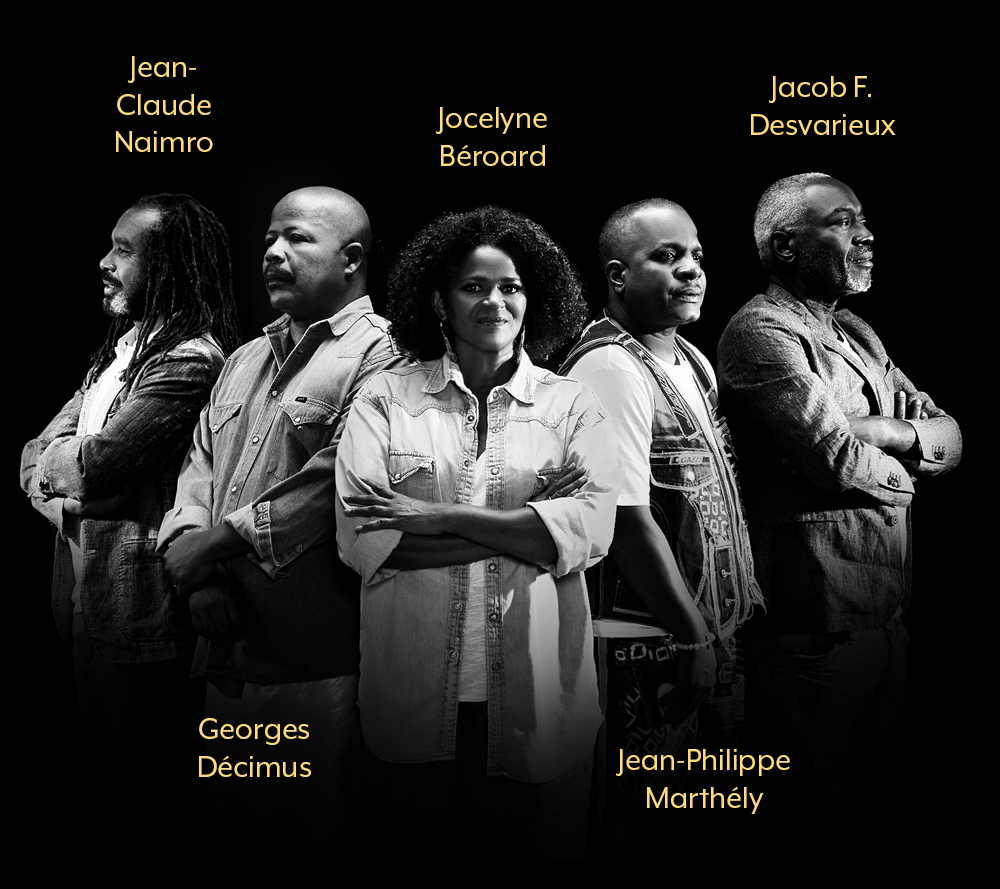
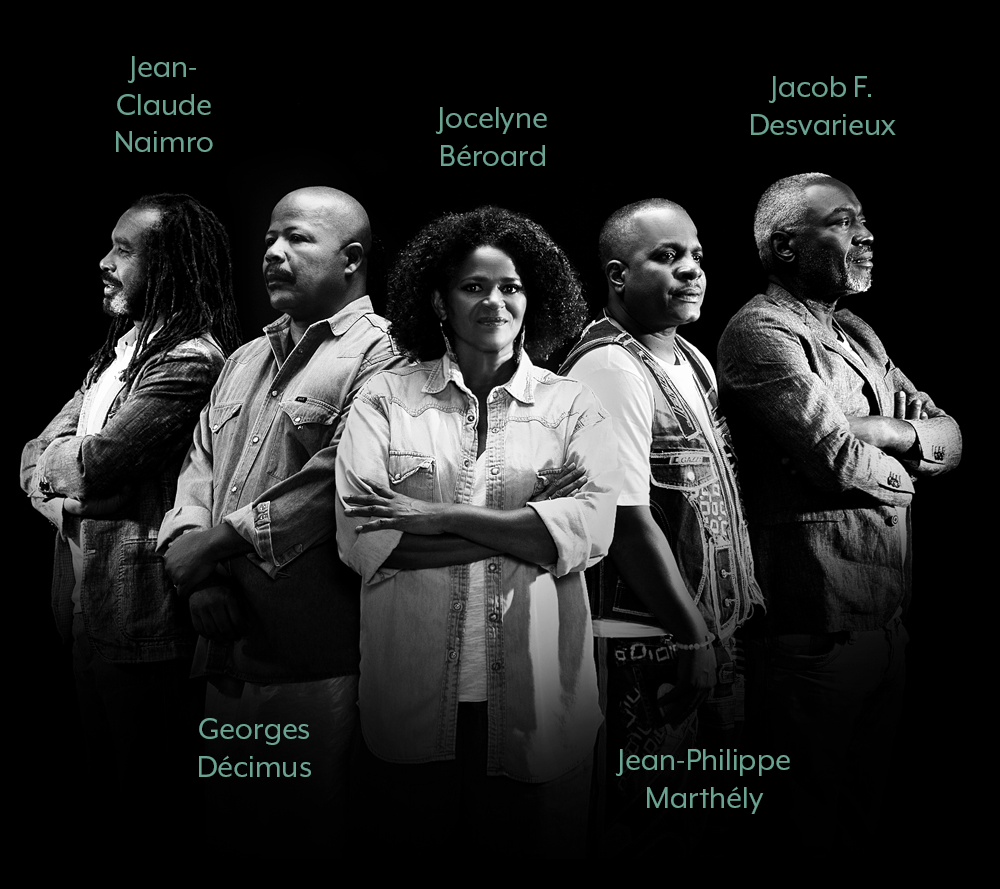
Layered file, before and after one edit (w=1000, h=889). Changes by layer:
painted on "Jacob F. Desvarieux" over [left=751, top=76, right=896, bottom=135]
painted on "Jean-Philippe Marthély" over [left=615, top=749, right=790, bottom=814]
painted on "Jocelyne Béroard" over [left=435, top=107, right=547, bottom=166]
painted on "Georges Décimus" over [left=199, top=718, right=311, bottom=777]
painted on "jean- Claude Naimro" over [left=116, top=56, right=213, bottom=152]
